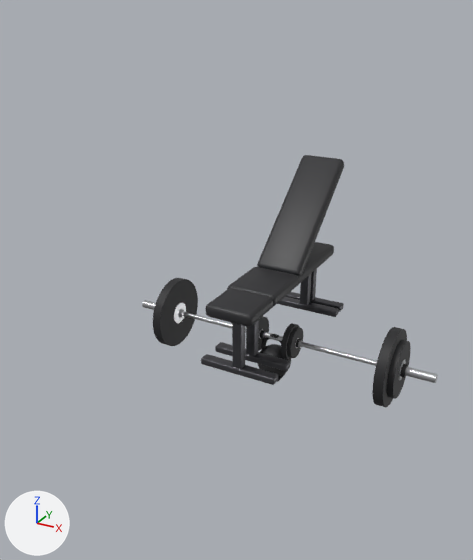
A saved change to the glTF model models/gear.glb.
Rendered twice from a 50 mm lens placed at (1.5, -3.22, 1.94), pointed at (-0.03, -0.43, 0.54). The lights are fixed; the arrows at lower left show +X, +Y and +Z. The older version comes first.

The scene before the commit, as lines of its bpy script (objects in view):
```python
me_tm_barbell_002 = bpy.data.meshes.new('TM_Barbell.002')
me_tm_barbell_002.from_pydata(...)  # 1008 vertices, 1956 faces; spans x -0.98..0.98, y -0.22..0.22, z -0.22..0.22
# faces by material slot: [956, 1000]
me_tm_barbell_002.materials.append(mat_tm_gearsteel)  # light grey #ced0d3
me_tm_barbell_002.materials.append(mat_tm_gearrubber)  # black #242427
me_tm_benchincline_002 = bpy.data.meshes.new('TM_BenchIncline.002')
me_tm_benchincline_002.from_pydata(...)  # 768 vertices, 1504 faces; spans x -0.23..0.23, y -0.355..0.685, z 0.0..0.984
# faces by material slot: [376, 1128]
me_tm_benchincline_002.materials.append(mat_tm_gearpad)  # black #29292c
me_tm_benchincline_002.materials.append(mat_tm_gearframe)  # dark grey #59595d
me_tm_dumbbell_002 = bpy.data.meshes.new('TM_Dumbbell.002')
me_tm_dumbbell_002.from_pydata(...)  # 752 vertices, 1452 faces; spans x -0.19..0.19, y -0.108..0.108, z -0.108..0.108
# faces by material slot: [460, 992]
me_tm_dumbbell_002.materials.append(mat_tm_gearsteel)  # light grey #ced0d3
me_tm_dumbbell_002.materials.append(mat_tm_gearrubber)  # black #242427
ob_tm_barbell = bpy.data.objects.new('TM_Barbell', me_tm_barbell_002)
ob_tm_barbell.location = (0.0, 0.0, 0.0)
ob_tm_benchincline = bpy.data.objects.new('TM_BenchIncline', me_tm_benchincline_002)
ob_tm_benchincline.location = (0.0, 0.0, 0.0)
ob_tm_dumbbell = bpy.data.objects.new('TM_Dumbbell', me_tm_dumbbell_002)
ob_tm_dumbbell.location = (0.0, 0.0, 0.0)
# also in view: 'TM_Bench' at (0.0, 0.0, 0.22)
```
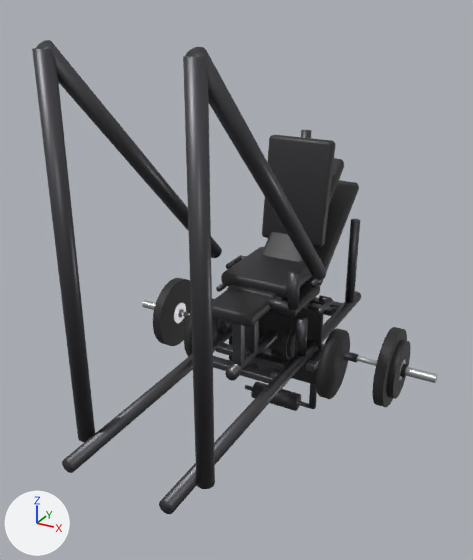
The change, as a list of edits to the scene's bpy script:
```text
Add me_tm_legpresssled:
    me_tm_legpresssled.from_pydata(...)  # 512 vertices, 996 faces; spans x -0.528..0.528, y -0.32..0.08, z -0.24..0.24
    # faces by material slot: [500, 496]
    me_tm_legpresssled.materials.append(mat_tm_gearrubber)  # black #242427
    me_tm_legpresssled.materials.append(mat_tm_gearframe)  # dark grey #59595d
Add me_tm_legpress:
    me_tm_legpress.from_pydata(...)  # 640 vertices, 1216 faces; spans x -0.37..0.37, y -1.55..0.83, z -0.01..1.78
    # faces by material slot: [376, 840]
    me_tm_legpress.materials.append(mat_tm_gearpad)  # black #29292c
    me_tm_legpress.materials.append(mat_tm_gearframe)  # dark grey #59595d
Add me_tm_legextarm:
    me_tm_legextarm.from_pydata(...)  # 152 vertices, 288 faces; spans x -0.2..0.31, y -0.055..0.055, z -0.475..0.035
    # faces by material slot: [196, 92]
    me_tm_legextarm.materials.append(mat_tm_gearframe)  # dark grey #59595d
    me_tm_legextarm.materials.append(mat_tm_gearpad)  # black #29292c
Add me_tm_legext:
    me_tm_legext.from_pydata(...)  # 640 vertices, 1216 faces; spans x -0.287..0.3, y -0.55..0.48, z -0.005..1.203
    # faces by material slot: [376, 840]
    me_tm_legext.materials.append(mat_tm_gearpad)  # black #29292c
    me_tm_legext.materials.append(mat_tm_gearframe)  # dark grey #59595d
Add ob_tm_legpresssled:
    ob_tm_legpresssled = bpy.data.objects.new('TM_LegPressSled', me_tm_legpresssled)
    ob_tm_legpresssled.location = (0.0, 0.0, 0.0)
Add ob_tm_legpress:
    ob_tm_legpress = bpy.data.objects.new('TM_LegPress', me_tm_legpress)
    ob_tm_legpress.location = (0.0, 0.0, 0.0)
Add ob_tm_legextarm:
    ob_tm_legextarm = bpy.data.objects.new('TM_LegExtArm', me_tm_legextarm)
    ob_tm_legextarm.location = (0.0, 0.0, 0.0)
Add ob_tm_legext:
    ob_tm_legext = bpy.data.objects.new('TM_LegExt', me_tm_legext)
    ob_tm_legext.location = (0.0, 0.0, 0.0)
```

Changed parts and their boxes (x1, y1, x2, y2) in the pictures (473 x 560 px):
'TM_LegPress', added
    after: (32, 40, 362, 514)
    faces in mat_tm_gearframe (dark grey #59595d): (32, 40, 362, 514)
    faces in mat_tm_gearpad (black #29292c): (268, 180, 359, 318)
'TM_LegExt', added
    after: (221, 130, 339, 381)
    faces in mat_tm_gearpad (black #29292c): (221, 135, 335, 299)
    faces in mat_tm_gearframe (dark grey #59595d): (225, 130, 339, 381)
'TM_LegPressSled', added
    after: (184, 299, 359, 399)
    faces in mat_tm_gearrubber (black #242427): (184, 299, 350, 399)
    faces in mat_tm_gearframe (dark grey #59595d): (212, 321, 359, 372)
'TM_LegExtArm', added
    after: (245, 343, 324, 411)
    faces in mat_tm_gearpad (black #29292c): (251, 382, 301, 411)
    faces in mat_tm_gearframe (dark grey #59595d): (245, 343, 324, 409)
'TM_BenchIncline', unchanged, covered by the edit
    before: (215, 155, 344, 371)
    after: (215, 158, 344, 370)
